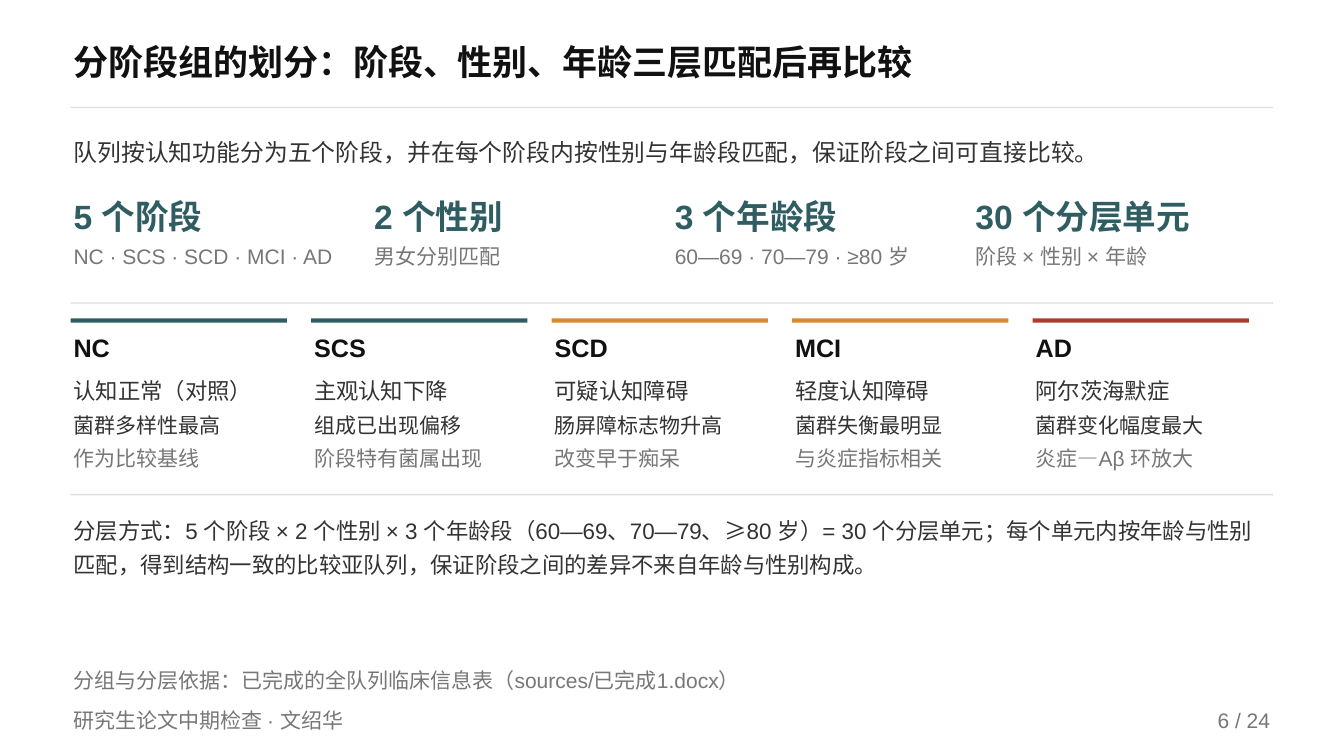
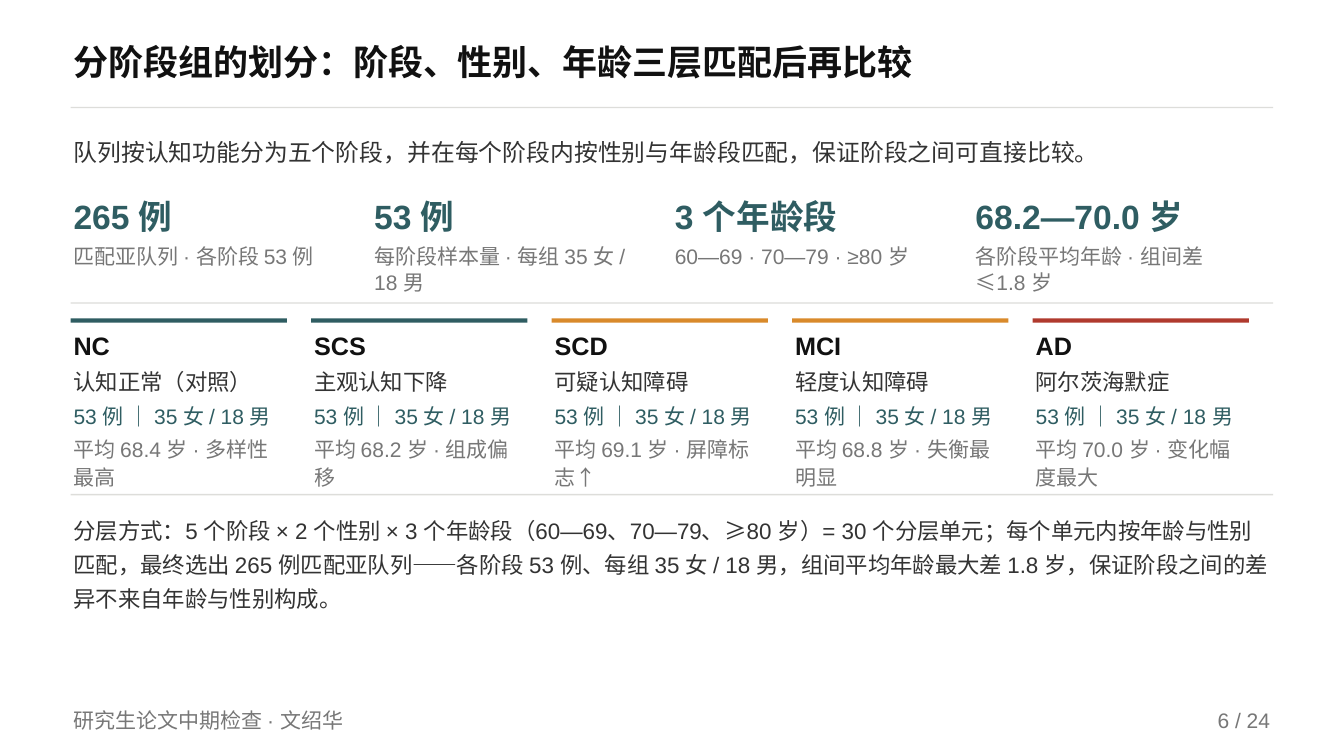
Before and after one commit to mqgg5630-cyber/zhongqi, a slide deck: slide 6 of deliverable/中期答辩_最终版.pptx. Drawn at 1344x756 pixels with LibreOffice and Linux fonts; fonts in the diff are those of the drawing. Boxes give left, top, right and bottom in pixels: in the first picture for what was removed or moved away, otherwise in the second. Text is boxed around its words. In the diff, an @@ line names an element or a change of style, - is before the commit and + after.

Commit message:
fix: PPT 四问收尾（去来源小字 / 点名工具 / 分组人数 / 结束页在最后）+ 文档口径同步
按四点追问改三份 PPT（最终版 = H 版同源、中间版 1、中间版 2）：
1) 删除全部「图：本项目自制（results/figures/…）」来源小字：make_ppt_nature / mech / mid
   里的 source_line 与 4 处调用一并移除，图意改由图注承载；check_ppt.py 增加硬检查
   （正文 + 演讲备注禁用该表述），防回归
2) 流程页与说明点名具体工具：fastp、KneadData、MEGAHIT、MetaBAT2、MaxBin2、CONCOCT、
   metaWRAP、dRep、EMBOSS getorf、Attention/LSTM/BERT、CoverM、Kruskal-Wallis、
   Mann-Whitney U（卡片、顶部要点与演讲备注都写全，卡片短行不折行）
3) 分组页写清最终选择人数：265 例匹配亚队列、各阶段 53 例、每组 35 女 / 18 男、
   平均年龄 68.2—70.0 岁、组间最大差 1.8 岁、30 个分层单元；卡片改 4 行不溢出
4) 结束页 / 谢谢页挪到整份 PPT 最后一页：新增 final_closing() / mid_closing()，
   机制页插在结束页之前 -> 最终版 / H 版 24 页（谢谢页 = 24）、中间版 1/2 各 14 页（= 14）

文档口径同步：README、deliverable/README、中间版/README、中间版2/README、code/README
（页数 24/14、机制页 18—23 / 10—13、检查小组成员格按模板留空、来源小字与结束页说明）；
预览图重出（H 版 6 张、中间版与中间版 2 各 4 张、最终版流程 / 分组 / 机制 / 结束页）。

自检全绿：check_all.sh（4 docx 格式、11 PPT 版式 0 警告、4 版面体检、口径核对、机制图、
28/28 脚本 ASCII）+ nature audit 4 份 0 findings（results/qa/）.

```diff
--- a/deliverable/中期答辩_最终版.pptx
+++ b/deliverable/中期答辩_最终版.pptx
@@ text at (74,200,173,232): text changed @@
-5 个阶段
+265 例
@@ text at (374,200,455,232): text changed @@
-2 个性别
+53 例
@@ text at (975,200,1183,232): text changed @@
-30 个分层单元
+68.2—70.0 岁
@@ text at (74,246,314,266): text changed @@
-NC · SCS · SCD · MCI · AD
+匹配亚队列 · 各阶段 53 例
@@ text at (374,246,615,292): text changed @@
-男女分别匹配
+每阶段样本量 · 每组 35 女 / 18 男
@@ text at (975,246,1203,292): text changed @@
-阶段 × 性别 × 年龄
+各阶段平均年龄 · 组间差 ≤1.8 岁
@@ text "认知正常（对照）": place and size @@
-text "认知正常（对照）" at (74,380,253,468)
+text "认知正常（对照）" at (74,371,271,487)
@@ text at (74,371,253,392): line spacing 1.16 to 1.14 @@
@@ text "主观认知下降": place and size @@
-text "主观认知下降" at (314,380,482,468)
+text "主观认知下降" at (314,371,511,487)
@@ text at (314,371,448,392): line spacing 1.16 to 1.14 @@
@@ text "可疑认知障碍": place and size @@
-text "可疑认知障碍" at (555,380,723,468)
+text "可疑认知障碍" at (555,371,752,487)
@@ text at (555,371,689,392): line spacing 1.16 to 1.14 @@
@@ text "轻度认知障碍": place and size @@
-text "轻度认知障碍" at (795,380,942,468)
+text "轻度认知障碍" at (795,371,992,487)
@@ text at (795,371,929,392): line spacing 1.16 to 1.14 @@
@@ text "阿尔茨海默症": place and size @@
-text "阿尔茨海默症" at (1036,380,1204,471)
+text "阿尔茨海默症" at (1036,371,1233,487)
@@ text at (1036,371,1170,392): line spacing 1.16 to 1.14 @@
@@ text at (74,406,271,487): text changed; text colour #333333 to #777777 @@
-菌群多样性最高
-作为比较基线
+53 例 ｜ 35 女 / 18 男
+平均 68.4 岁 · 多样性最高
@@ text at (314,406,511,487): text changed @@
-组成已出现偏移
-阶段特有菌属出现
+53 例 ｜ 35 女 / 18 男
+平均 68.2 岁 · 组成偏移
@@ text at (555,406,752,487): text changed; text colour #333333 to #777777 @@
-肠屏障标志物升高
-改变早于痴呆
+53 例 ｜ 35 女 / 18 男
+平均 69.1 岁 · 屏障标志↑
@@ text at (795,406,992,487): text changed; text colour #333333 to #777777 @@
-菌群失衡最明显
-与炎症指标相关
+53 例 ｜ 35 女 / 18 男
+平均 68.8 岁 · 失衡最明显
@@ text at (1036,406,1233,487): text changed; text colour #333333 to #777777 @@
-菌群变化幅度最大
-炎症—Aβ 环放大
+53 例 ｜ 35 女 / 18 男
+平均 70.0 岁 · 变化幅度最大
@@ text at (74,520,1268,609): text changed @@
-分层方式：5 个阶段 × 2 个性别 × 3 个年龄段（60—69、70—79、≥80 岁）= 30 个分层单元；每个单元内按年龄与性别匹配，得到结构一致的比较亚队列，保证阶段之间的差异不来自年龄与性别构成。
+分层方式：5 个阶段 × 2 个性别 × 3 个年龄段（60—69、70—79、≥80 岁）= 30 个分层单元；每个单元内按年龄与性别匹配，最终选出 265 例匹配亚队列——各阶段 53 例、每组 35 女 / 18 男，组间平均年龄最大差 1.8 岁，保证阶段之间的差异不来自年龄与性别构成。
@@ text removed at (74,670,740,690) @@
-分组与分层依据：已完成的全队列临床信息表（sources/已完成1.docx）
```
Also in this commit, not shown: 13 other slides changed, 40 other files.
